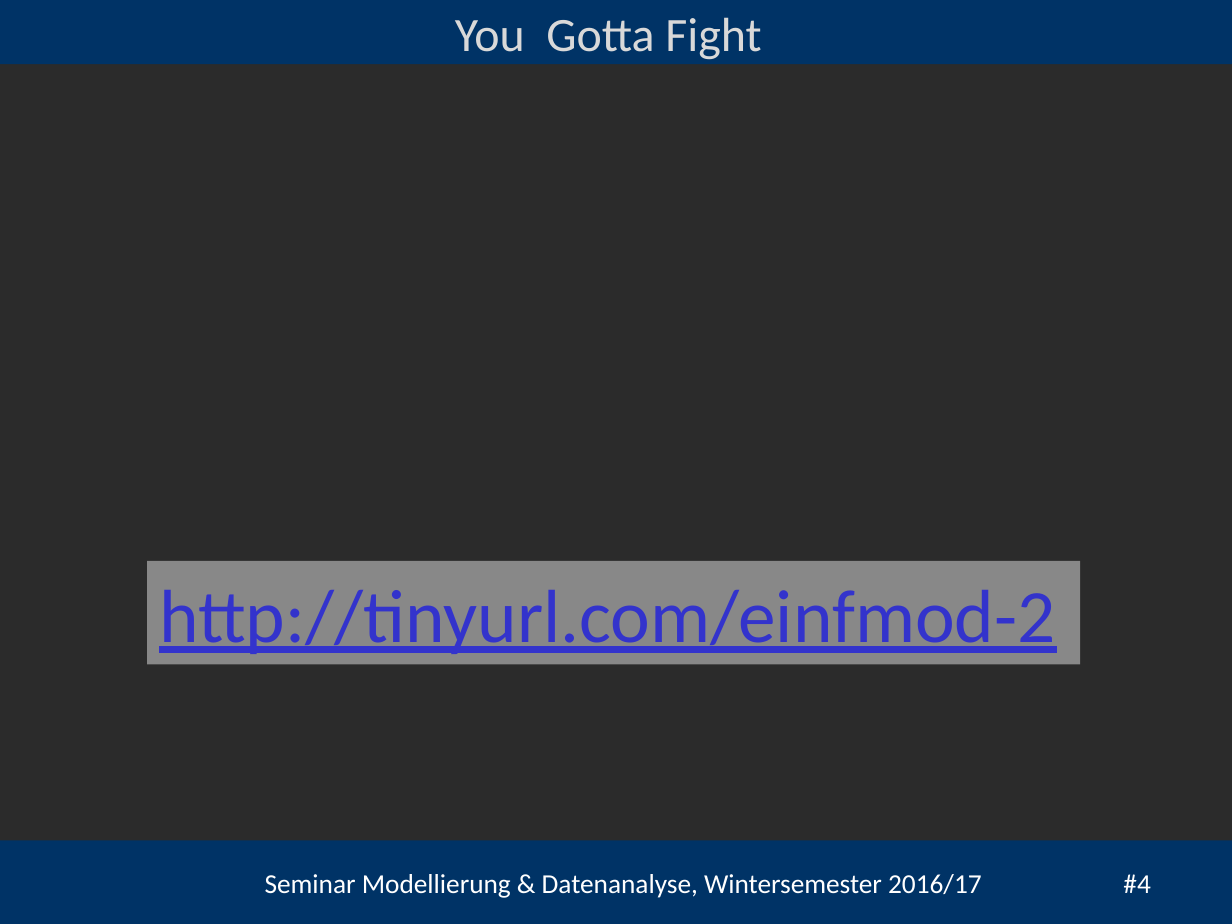
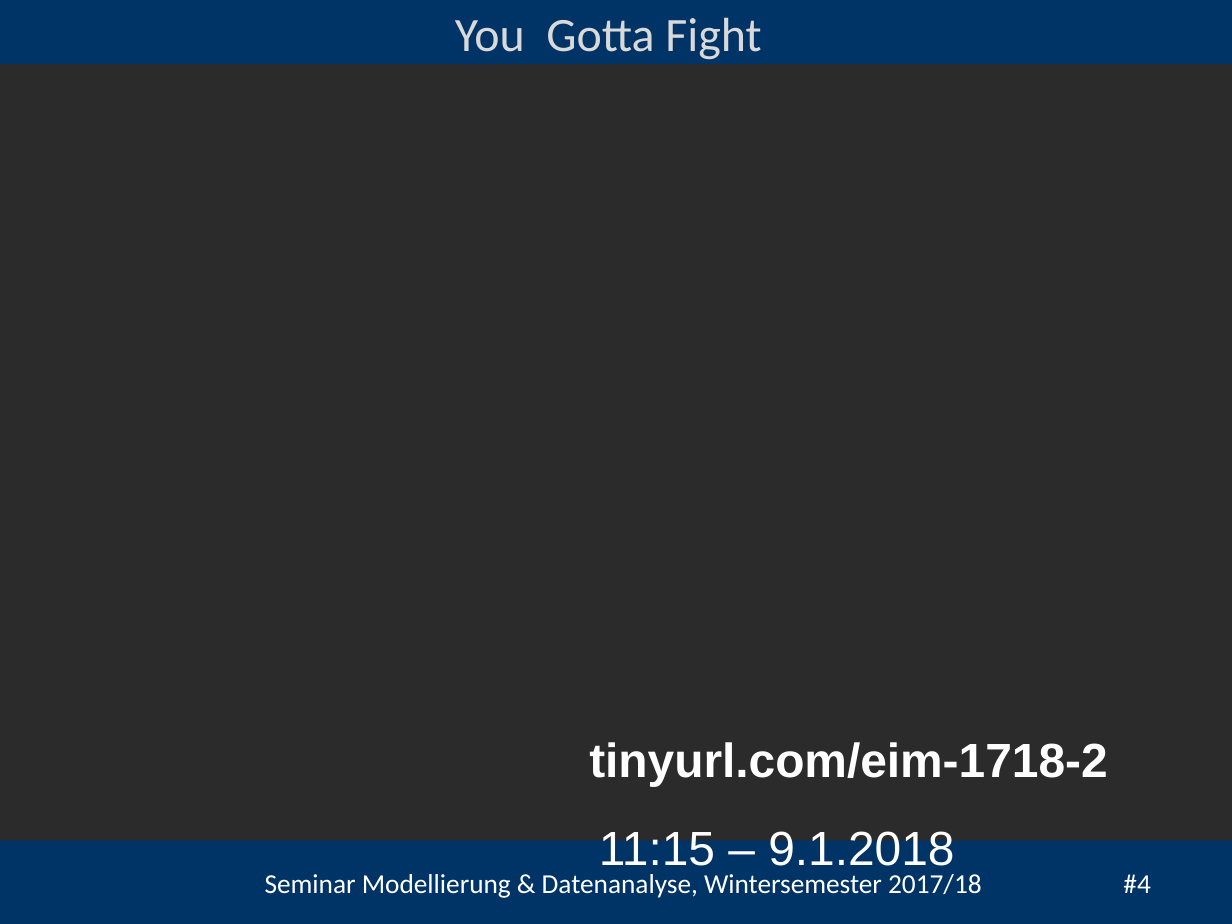
Before and after one commit to heistermann/Einf_Modellierung, a slide deck: slide 4 of Termin_2/folien/Termin_2_Populationsmodelle.pptx. Drawn at 1232x924 pixels with LibreOffice and Linux fonts; fonts in the diff are those of the drawing; background and template pictures are left out; a plain dark background stands for a picture behind light text. Boxes give left, top, right and bottom in pixels: in the first picture for what was removed or moved away, otherwise in the second. Text is boxed around its words. In the diff, an @@ line names an element or a change of style, - is before the commit and + after.

```diff
--- a/Termin_2/folien/Termin_2_Populationsmodelle.pptx
+++ b/Termin_2/folien/Termin_2_Populationsmodelle.pptx
@@ rectangle removed at (147, 561, 1079, 664) @@
-http://tinyurl.com/einfmod-2
@@ text added at (589, 742, 1108, 787), 28 pt, text #FFFFFF, bold @@
+tinyurl.com/eim-1718-2
@@ text added at (599, 827, 954, 866), 28 pt, text #FFFFFF @@
+11:15 – 9.1.2018
@@ text at (265, 874, 1150, 898): text changed @@
-Seminar Modellierung & Datenanalyse, Wintersemester 2016/17 #4
+Seminar Modellierung & Datenanalyse, Wintersemester 2017/18 #4
```
Also in this commit, not shown: 5 other slides changed, 1 slide added, 4 other files.
